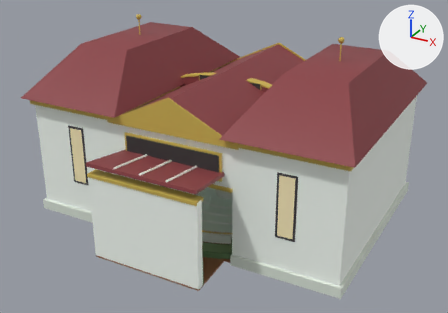
Two versions of the glTF model src/assets/downs-arcade.glb, one commit apart.
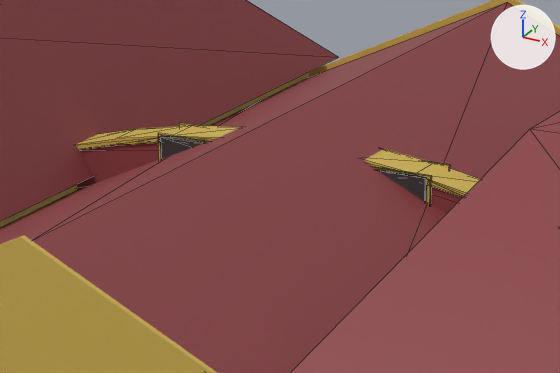
The first picture shows the older version from a camera (50 mm lens) standing at (28.2, -52.9, 31.3) and looking at (0.6, -2.7, 6.2). The close-ups show the older and then the newer version on the part from 36% to 65% of the width and 14% to 41% of the height of that picture. Only the edits that show in the close-ups are written down. The lights are fixed; the arrows at upper right show +X, +Y and +Z. The close-ups show mesh edges as thin lines. Where no turn or scale is listed for an object, it has been applied to the vertices. Vertices at exactly the same position are counted once.

Objects in the first close-up: 'dn_gate_hall_barn', 'dn_gate_hall_gold', 'dn_gate_main_barn', 'dn_gate_main_black', 'dn_gate_main_gold'.
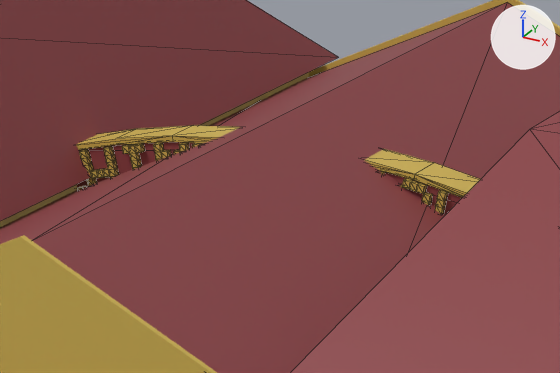
Where the newer file only moved an object's origin or applied its transform, the numbers keep the older frame.

Where the change shows, as pixel boxes (x1, y1, x2, y2) in the close-ups (560 x 373 px; the box of a moved part takes in the faces that stretch with it):
'dn_gate_main_gold', reshaped: before (76, 123, 480, 204); after (76, 125, 480, 214)
'dn_gate_main_black', reshaped (not visible afterwards): before (160, 136, 426, 202)
part 2 of me_dn_gate_main_gold, moved or reshaped (not visible afterwards): before (158, 133, 432, 204)
part 3 of me_dn_gate_main_gold, added: after (79, 149, 90, 158)
part 4 of me_dn_gate_main_gold, added: after (103, 146, 114, 155)
part 5 of me_dn_gate_main_gold, added: after (81, 156, 92, 165)
part 6 of me_dn_gate_main_gold, added: after (105, 154, 116, 163)
part 7 of me_dn_gate_main_gold, added: after (85, 163, 93, 172)
part 8 of me_dn_gate_main_gold, added: after (107, 160, 117, 169)
part 9 of me_dn_gate_main_gold, added: after (90, 169, 99, 179)
part 10 of me_dn_gate_main_gold, added: after (96, 169, 104, 178)
part 11 of me_dn_gate_main_gold, added: after (102, 168, 110, 177)
part 12 of me_dn_gate_main_gold, added: after (108, 168, 119, 177)
part 13 of me_dn_gate_main_gold, added: after (86, 178, 97, 186)
part 14 of me_dn_gate_main_gold, added: after (129, 153, 140, 160)
part 15 of me_dn_gate_main_gold, added: after (131, 158, 142, 167)
part 16 of me_dn_gate_main_gold, built on: before (179, 123, 450, 169); after (122, 143, 448, 214)

What changed in the scene script:
```text
Change me_dn_gate_main_black:
    remove me_dn_gate_main_black.from_pydata(...)  # 48 vertices, 72 faces; spans x -12.8..12.8, y -1.6..1.6, z -4.2..4.2
    add me_dn_gate_main_black.from_pydata(...)  # 32 vertices, 48 faces; spans x -12.8..12.8, y -1.6..1.6, z -4.2..-3.3
    me_dn_gate_main_black part 1: the loose piece of 8 vertices spanning x -3.4..3.4, y -0.5, z 3.1..4.2 is deleted
    other edits to the shape of me_dn_gate_main_black do not show in these pictures
Change me_dn_gate_main_gold:
    remove me_dn_gate_main_gold.from_pydata(...)  # 364 vertices, 672 faces; spans x -14.1..14.1, y -1.6..1.6, z -6.2..6.2
    add me_dn_gate_main_gold.from_pydata(...)  # 1876 vertices, 3012 faces; spans x -14.1..14.1, y -1.6..1.6, z -6.2..6.2
    me_dn_gate_main_gold part 2: the loose piece of 8 vertices spanning x -3.5..3.5, y -0.5..-0.4, z 3.5..4.7 is scaled about its middle by (0.0237, 2.83, 0.139), then moved by (-6.5, 0.0, -0.6)
    me_dn_gate_main_gold part 3: the loose piece of 8 vertices spanning x -3.5..3.5, y -0.5..-0.4, z 3.5..4.7 is copied, and the copy is scaled about its middle by (0.0241, 2.83, 0.141), then moved by (-5.5, 0.0, -0.2); it spans x -5.6..-5.4, y -0.6..-0.4, z 3.8..4.0
    me_dn_gate_main_gold part 4: the loose piece of 8 vertices spanning x -3.5..3.5, y -0.5..-0.4, z 3.5..4.7 is copied, and the copy is scaled about its middle by (0.0243, 2.83, 0.142), then moved by (-4.8, 0.0, 0.0); it spans x -4.9..-4.7, y -0.6..-0.4, z 4.0..4.2
    me_dn_gate_main_gold part 5: the loose piece of 8 vertices spanning x -3.5..3.5, y -0.5..-0.4, z 3.5..4.7 is copied, and the copy is scaled about its middle by (0.0241, 2.83, 0.141), then moved by (-5.5, 0.0, -0.3); it spans x -5.6..-5.4, y -0.6..-0.4, z 3.6..3.8
    me_dn_gate_main_gold part 6: the loose piece of 8 vertices spanning x -3.5..3.5, y -0.5..-0.4, z 3.5..4.7 is copied, and the copy is scaled about its middle by (0.0243, 2.83, 0.142), then moved by (-4.8, 0.0, -0.2); it spans x -4.9..-4.7, y -0.6..-0.4, z 3.8..4.0
    me_dn_gate_main_gold part 7: the loose piece of 8 vertices spanning x -3.5..3.5, y -0.5..-0.4, z 3.5..4.7 is copied, and the copy is scaled about its middle by (0.0242, 2.83, 0.142), then moved by (-5.4, 0.0, -0.5); it spans x -5.5..-5.3, y -0.6..-0.4, z 3.5..3.7
    me_dn_gate_main_gold part 8: the loose piece of 8 vertices spanning x -3.5..3.5, y -0.5..-0.4, z 3.5..4.7 is copied, and the copy is scaled about its middle by (0.0243, 2.83, 0.142), then moved by (-4.8, 0.0, -0.3); it spans x -4.9..-4.7, y -0.6..-0.4, z 3.6..3.8
    me_dn_gate_main_gold part 9: the loose piece of 8 vertices spanning x -3.5..3.5, y -0.5..-0.4, z 3.5..4.7 is copied, and the copy is scaled about its middle by (0.0241, 2.83, 0.142), then moved by (-5.2, 0.0, -0.6); it spans x -5.3..-5.1, y -0.6..-0.4, z 3.3..3.6
    me_dn_gate_main_gold part 10: the loose piece of 8 vertices spanning x -3.5..3.5, y -0.5..-0.4, z 3.5..4.7 is copied, and the copy is scaled about its middle by (0.0243, 2.83, 0.142), then moved by (-5.0, 0.0, -0.6); it spans x -5.2..-4.9, y -0.6..-0.4, z 3.4..3.6
    me_dn_gate_main_gold part 11: the loose piece of 8 vertices spanning x -3.5..3.5, y -0.5..-0.4, z 3.5..4.7 is copied, and the copy is scaled about its middle by (0.0243, 2.83, 0.142), then moved by (-4.9, 0.0, -0.5); it spans x -5.0..-4.8, y -0.6..-0.4, z 3.4..3.6
    me_dn_gate_main_gold part 12: the loose piece of 8 vertices spanning x -3.5..3.5, y -0.5..-0.4, z 3.5..4.7 is copied, and the copy is scaled about its middle by (0.0243, 2.83, 0.142), then moved by (-4.7, 0.0, -0.5); it spans x -4.8..-4.6, y -0.6..-0.4, z 3.5..3.7
    me_dn_gate_main_gold part 13: the loose piece of 8 vertices spanning x -3.5..3.5, y -0.5..-0.4, z 3.5..4.7 is copied, and the copy is scaled about its middle by (0.0242, 2.83, 0.141), then moved by (-5.3, 0.0, -0.8); it spans x -5.4..-5.2, y -0.6..-0.4, z 3.1..3.3
    me_dn_gate_main_gold part 14: the loose piece of 8 vertices spanning x -3.5..3.5, y -0.5..-0.4, z 3.5..4.7 is copied, and the copy is scaled about its middle by (0.0245, 2.83, 0.142), then moved by (-4.1, 0.0, 0.0); it spans x -4.2..-4.0, y -0.6..-0.4, z 4.0..4.2
    me_dn_gate_main_gold part 15: the loose piece of 8 vertices spanning x -3.5..3.5, y -0.5..-0.4, z 3.5..4.7 is copied, and the copy is scaled about its middle by (0.0246, 2.83, 0.143), then moved by (-4.1, 0.0, -0.2); it spans x -4.2..-4.0, y -0.6..-0.4, z 3.8..4.0
    me_dn_gate_main_gold part 16: 4 vertices moved from x -3.5, y 0.4..0.5, z 3.5..4.7 to x -6.5..-6.4, y -0.6..-0.4, z 3.5..3.7; 4 vertices removed from x 3.5, y 0.4..0.5, z 3.5..4.7; 1284 vertices added at x -6.3..6.6, y -0.6..-0.4, z 2.6..4.7
    other edits to the shape of me_dn_gate_main_gold do not show in these pictures
```
